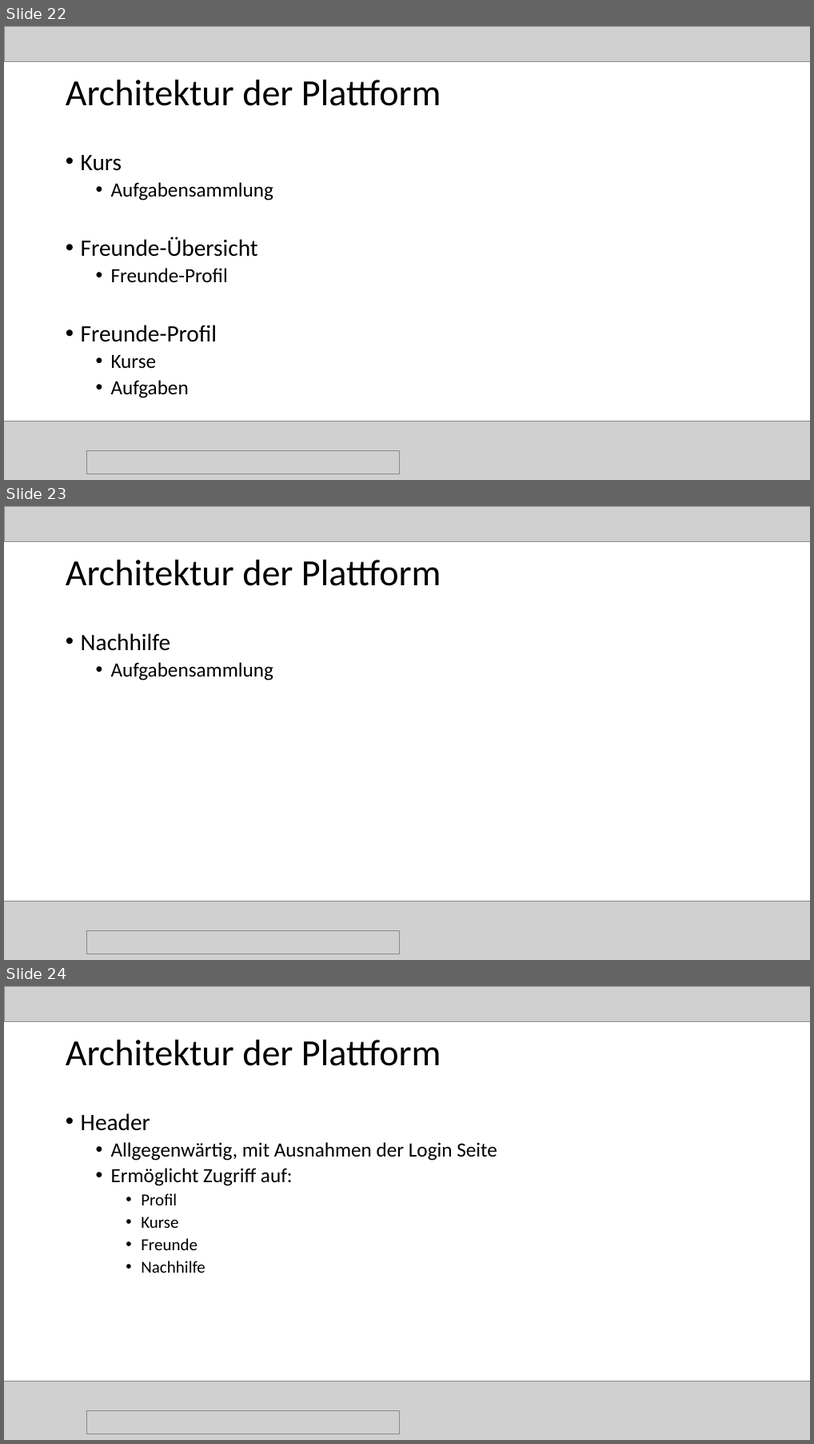
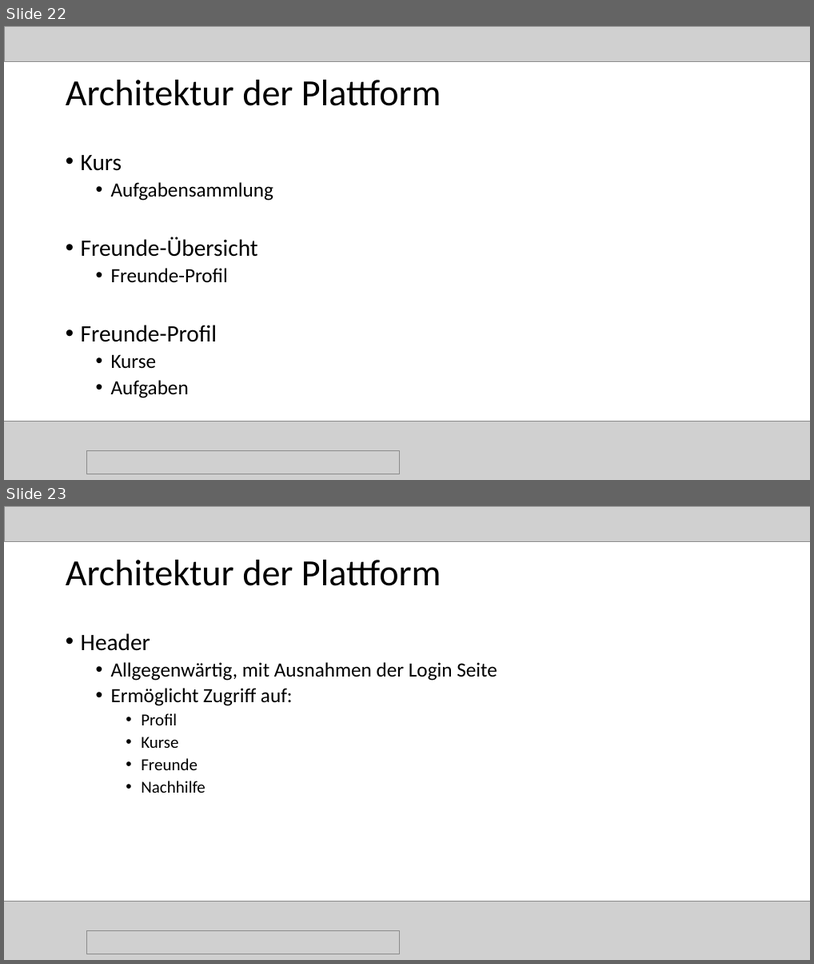
Before and after one commit to magharmi/StudentenFuerStudenten, a slide deck: websitePPneu.pptx. Shown one above the other, each under a label of ours: slides 22, 23 and 24 before the commit, slides 22 and 23 after it. The pictures are 814x1444 and 814x964 pixels, drawn with LibreOffice and Linux fonts; fonts in the diff are those of the drawing; grey boxes stand for pictures. Boxes give left, top, right and bottom in pixels: in the first picture for what was removed or moved away, otherwise in the second. Text is boxed around its words. In the diff, an @@ line names an element or a change of style, - is before the commit and + after.

```diff
--- a/websitePPneu.pptx
+++ b/websitePPneu.pptx
@@ slide 23 removed at (4,506,810,960), background #FFFFFF @@
@@ picture removed at (4,506,810,541) @@
@@ title removed at (66,560,442,586) @@
-Architektur der Plattform
@@ text removed at (81,633,274,680) @@
-• Nachhilfe
-  • Aufgabensammlung
@@ picture removed at (4,900,810,960) @@
@@ picture removed at (86,930,400,954) @@
@@ what was slide 24 is now slide 23 @@
```
Also in this commit, not shown: 1 other file.
